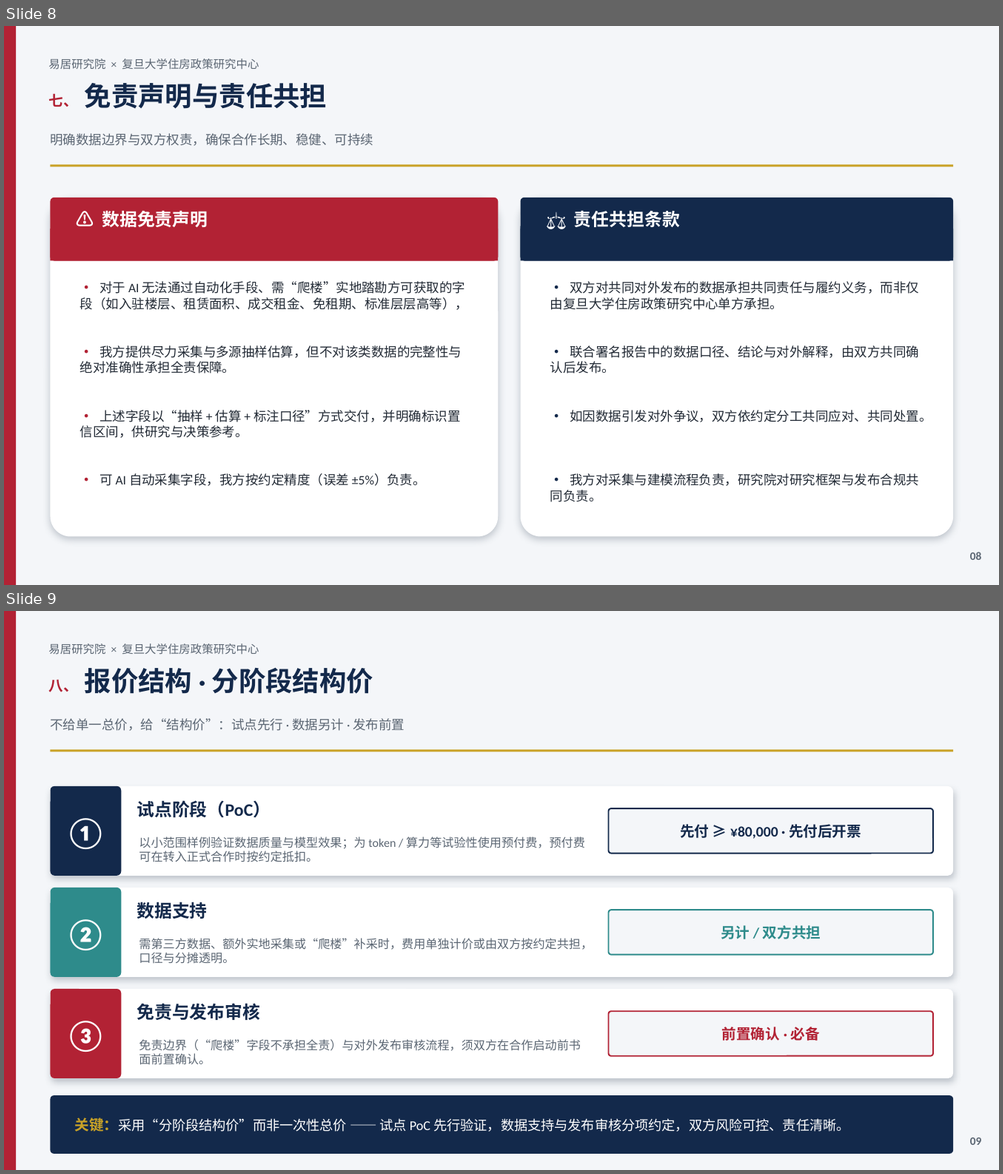
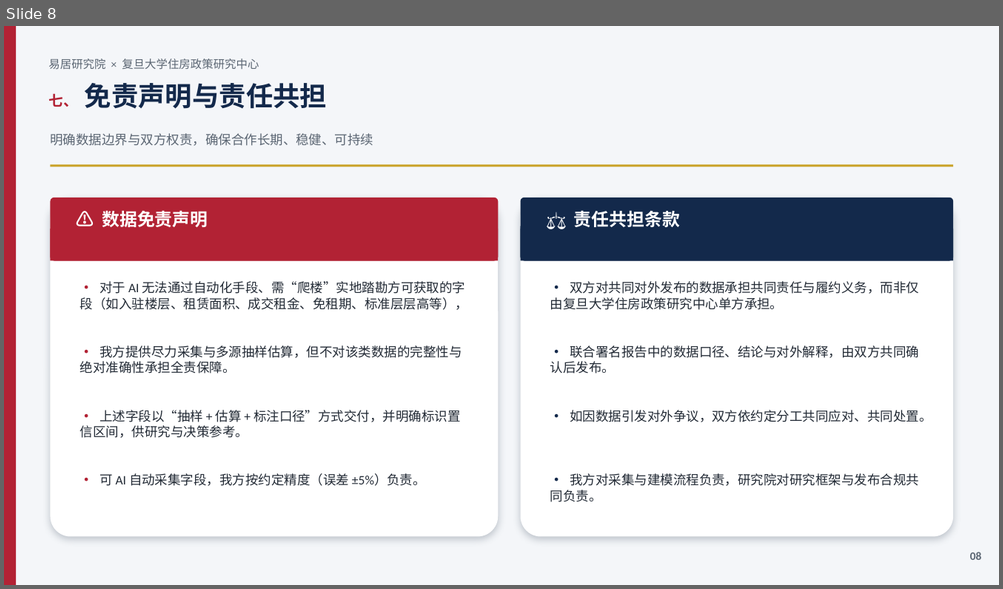
Before and after one commit to hujigang2010-maker/AIDEN, a slide deck: 易居研究院_复旦大学住房政策研究中心_合作方案.pptx. Shown one above the other, each under a label of ours: slides 8 and 9 before the commit, slide 8 after it. The pictures are 1003x1174 and 1003x589 pixels, drawn with LibreOffice and Linux fonts; fonts in the diff are those of the drawing. Boxes give left, top, right and bottom in pixels: in the first picture for what was removed or moved away, otherwise in the second. Text is boxed around its words. In the diff, an @@ line names an element or a change of style, - is before the commit and + after.

```diff
--- a/易居研究院_复旦大学住房政策研究中心_合作方案.pptx
+++ b/易居研究院_复旦大学住房政策研究中心_合作方案.pptx
@@ slide 9 removed at (x1=4, y1=611, x2=999, y2=1170), background #FFFFFF @@
@@ rectangle removed at (x1=4, y1=611, x2=999, y2=1170) @@
@@ rectangle removed at (x1=4, y1=611, x2=16, y2=1170) @@
@@ text removed at (x1=48, y1=644, x2=259, y2=654) @@
-易居研究院 × 复旦大学住房政策研究中心
@@ text removed at (x1=48, y1=667, x2=373, y2=694) @@
-八、 报价结构 · 分阶段结构价
@@ text removed at (x1=50, y1=718, x2=404, y2=731) @@
-不给单一总价，给“结构价”：试点先行 · 数据另计 · 发布前置
@@ rectangle removed at (x1=51, y1=750, x2=953, y2=752) @@
@@ rounded rectangle removed at (x1=51, y1=786, x2=953, y2=876) @@
@@ rounded rectangle removed at (x1=51, y1=786, x2=121, y2=876) @@
@@ text removed at (x1=136, y1=800, x2=270, y2=818) @@
-试点阶段（PoC）
@@ rounded rectangle removed at (x1=609, y1=809, x2=933, y2=854) @@
@@ text removed at (x1=65, y1=818, x2=107, y2=849) @@
-①
@@ text removed at (x1=680, y1=824, x2=861, y2=839) @@
-先付 ≥ ¥80,000 · 先付后开票
@@ text removed at (x1=139, y1=837, x2=585, y2=863) @@
-以小范围样例验证数据质量与模型效果；为 token / 算力等试验性使用预付费，预付费可在转入正式合作时按约定抵扣。
@@ rounded rectangle removed at (x1=51, y1=888, x2=953, y2=977) @@
@@ rounded rectangle removed at (x1=51, y1=888, x2=121, y2=977) @@
@@ text removed at (x1=65, y1=920, x2=107, y2=951) @@
-②
@@ text removed at (x1=136, y1=902, x2=207, y2=919) @@
-数据支持
@@ rounded rectangle removed at (x1=609, y1=910, x2=933, y2=955) @@
@@ text removed at (x1=139, y1=938, x2=592, y2=964) @@
-需第三方数据、额外实地采集或“爬楼”补采时，费用单独计价或由双方按约定共担，口径与分摊透明。
@@ text removed at (x1=720, y1=925, x2=820, y2=940) @@
-另计 / 双方共担
@@ rounded rectangle removed at (x1=51, y1=989, x2=953, y2=1079) @@
@@ rounded rectangle removed at (x1=51, y1=989, x2=121, y2=1079) @@
@@ text removed at (x1=136, y1=1003, x2=260, y2=1020) @@
-免责与发布审核
@@ text removed at (x1=65, y1=1021, x2=107, y2=1052) @@
-③
@@ rounded rectangle removed at (x1=609, y1=1011, x2=933, y2=1056) @@
@@ text removed at (x1=722, y1=1027, x2=819, y2=1041) @@
-前置确认 · 必备
@@ text removed at (x1=139, y1=1039, x2=580, y2=1065) @@
-免责边界（“爬楼”字段不承担全责）与对外发布审核流程，须双方在合作启动前书面前置确认。
@@ rounded rectangle removed at (x1=51, y1=1096, x2=953, y2=1154) @@
@@ text removed at (x1=75, y1=1118, x2=850, y2=1132) @@
-关键：采用“分阶段结构价”而非一次性总价 —— 试点 PoC 先行验证，数据支持与发布审核分项约定，双方风险可控、责任清晰。
@@ text removed at (x1=970, y1=1138, x2=982, y2=1145) @@
-09
```
Also in this commit, not shown: 6 slides changed, 1 slide added, 3 other slides removed, 1 other file.
